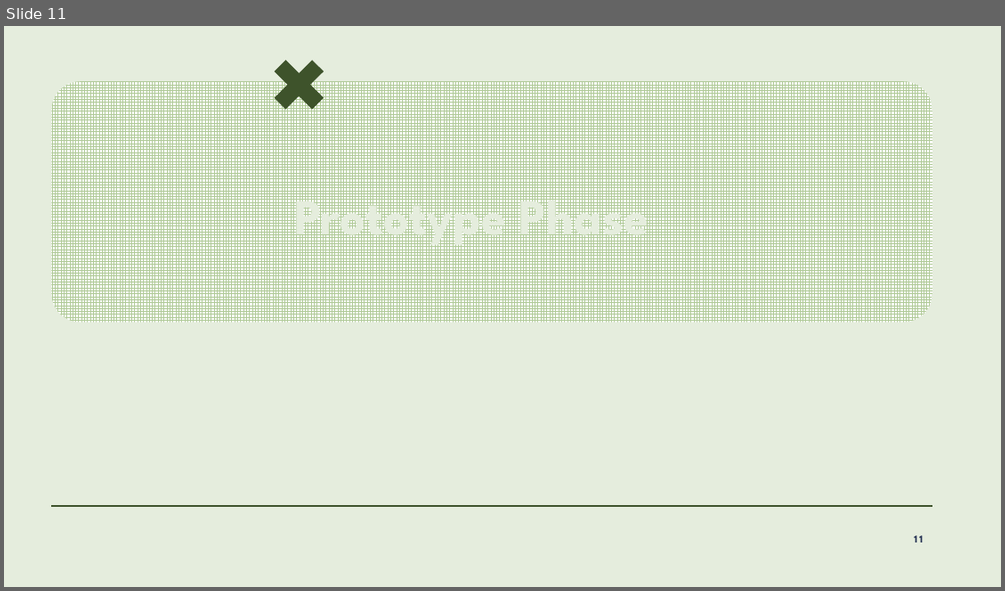
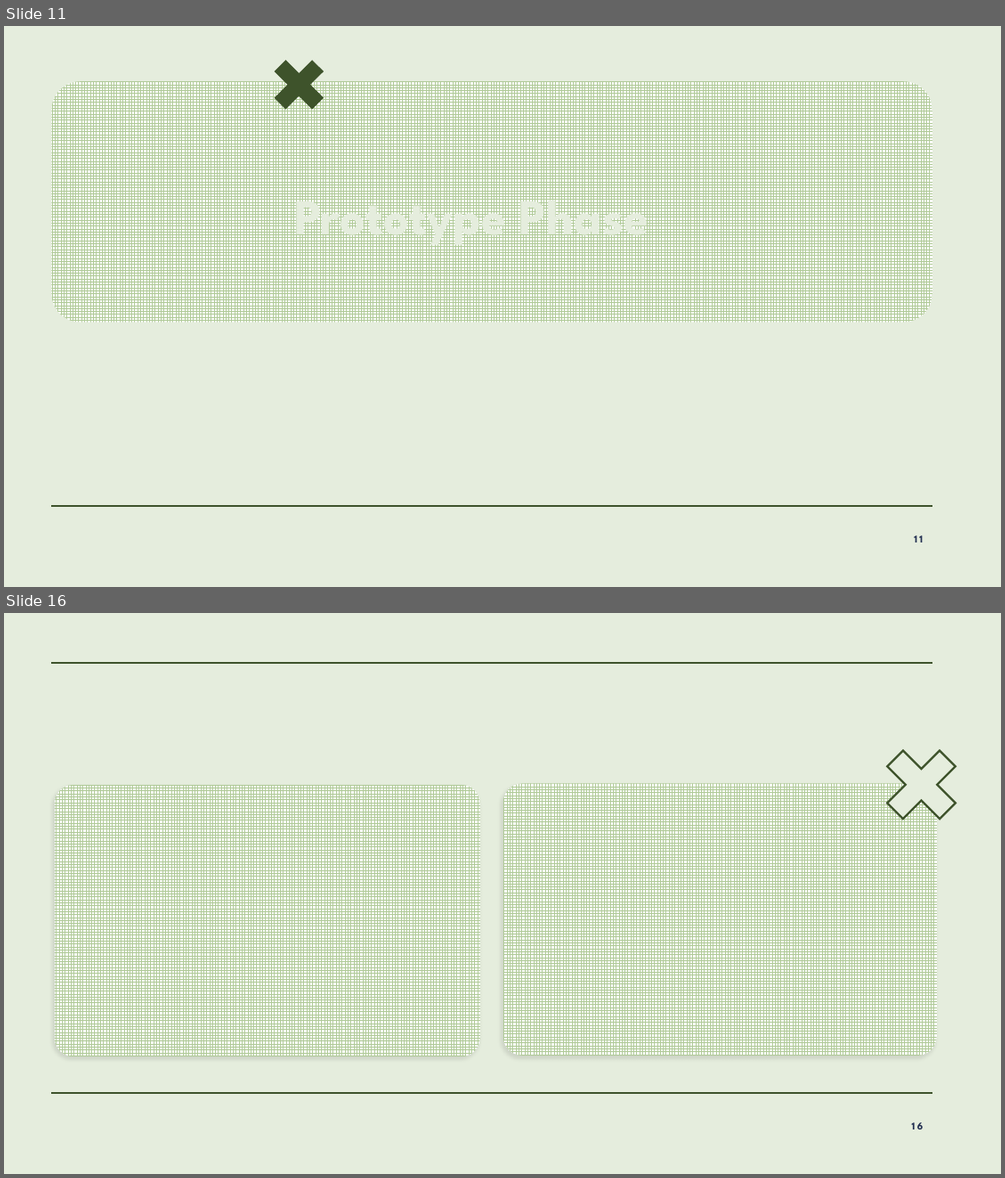
Before and after one commit to lalitm1004/DES211-CCD, a slide deck: presentation.pptx. Shown one above the other, each under a label of ours: slide 11 before the commit, slides 11 and 16 after it; the slides between them are not shown. The pictures are 1005x591 and 1005x1178 pixels, drawn with LibreOffice and Linux fonts; fonts in the diff are those of the drawing; background and template pictures are left out. Boxes give left, top, right and bottom in pixels: in the first picture for what was removed or moved away, otherwise in the second. Text is boxed around its words. In the diff, an @@ line names an element or a change of style, - is before the commit and + after.

```diff
--- a/presentation.pptx
+++ b/presentation.pptx
@@ slide 16 added at <box>4,613,1001,1174</box>, background #E5EDDD; not listed: 1 template element that a slide beside it also shows @@
@@ line added from (52, 663) to (932, 663), #3E532A 1 pt @@
@@ plus added at <box>869,732,973,837</box>, fill #E5EDDD, outline #3E532A 2 pt @@
@@ rounded rectangle added at <box>55,785,480,1057</box>, fill pattern #B0CA98 on #FFFFFF @@
@@ rounded rectangle added at <box>502,784,937,1055</box>, fill pattern #B0CA98 on #FFFFFF @@
@@ page number added at <box>912,1122,923,1129</box>, 10 pt, text #222F51, bold @@
+16
```
Also in this commit, not shown: 8 other slides added, 1 slide removed, 1 other file.
